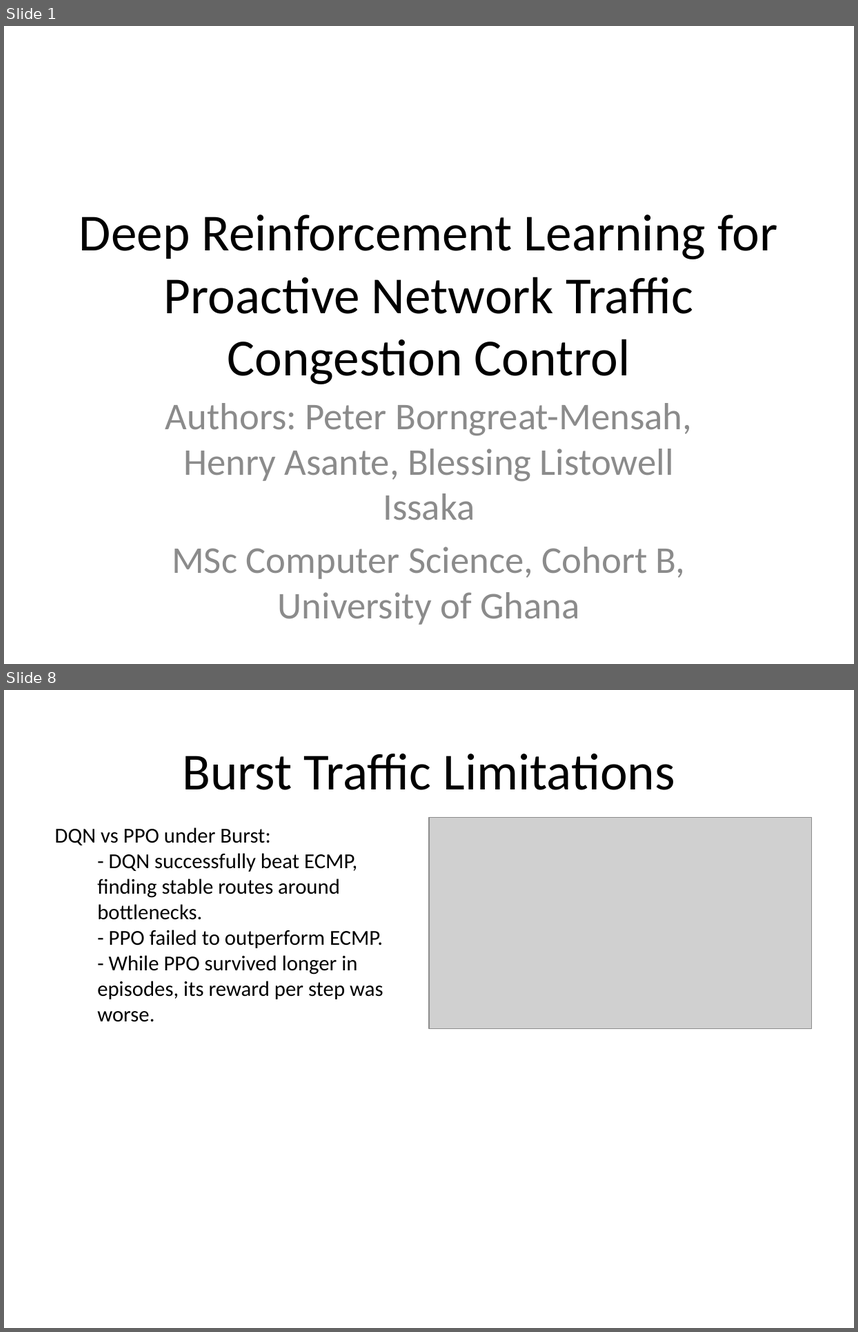
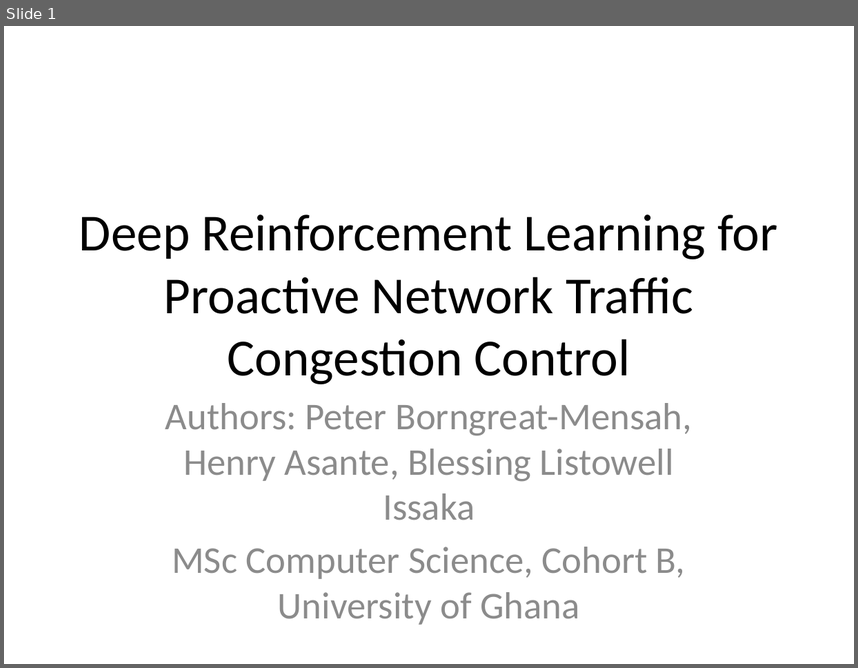
Before and after one commit to PipetteGh/Deep-Reinforcement-Learning-for-Proactive-Network-Traffic-Congestion-Control-and-Load-Balancing, a slide deck: final_presentation.pptx. Shown one above the other, each under a label of ours: slides 1 and 8 before the commit, slide 1 after it; the slides between them are not shown. The pictures are 858x1332 and 858x668 pixels, drawn with LibreOffice and Linux fonts; fonts in the diff are those of the drawing; grey boxes stand for pictures. Boxes give left, top, right and bottom in pixels: in the first picture for what was removed or moved away, otherwise in the second. Text is boxed around its words. In the diff, an @@ line names an element or a change of style, - is before the commit and + after.

```diff
--- a/final_presentation.pptx
+++ b/final_presentation.pptx
@@ slide 8 removed at [4,690,854,1328], background #FFFFFF @@
@@ title removed at [182,753,675,790] @@
-Burst Traffic Limitations
@@ text removed at [55,827,383,1022] @@
-DQN vs PPO under Burst:
-  - DQN successfully beat ECMP, finding stable routes around bottlenecks.
-  - PPO failed to outperform ECMP.
-  - While PPO survived longer in episodes, its reward per step was worse.
@@ picture removed at [429,818,811,1028] @@
```
Also in this commit, not shown: 5 slides changed, 4 slides added, 5 other slides removed, 17 other files.
